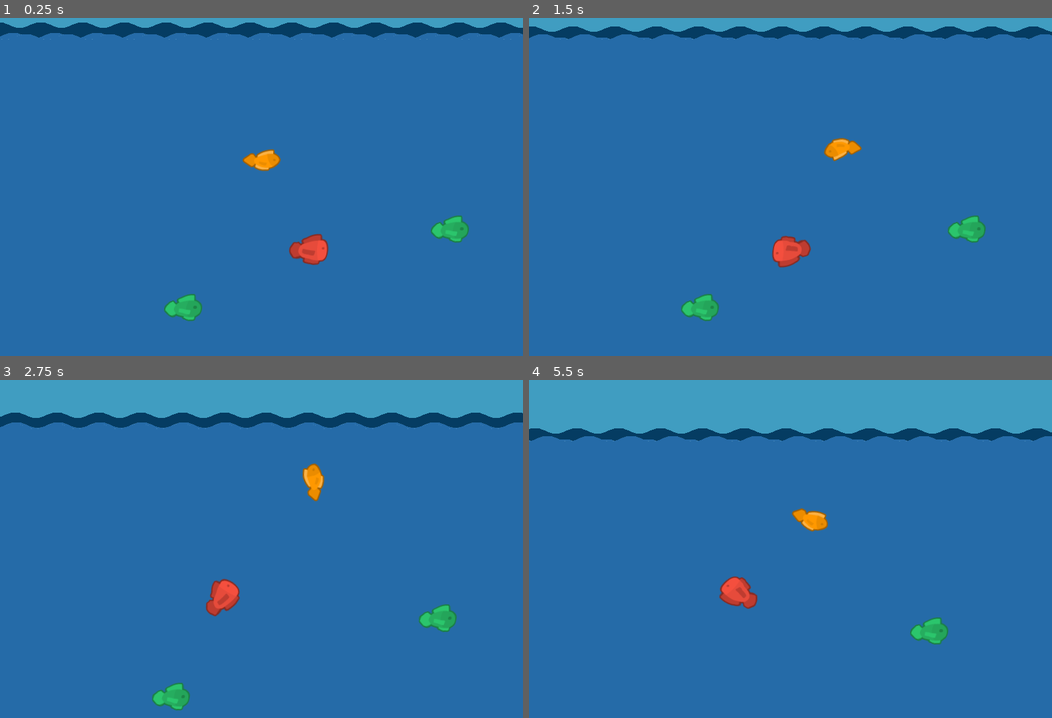
Above: before the commit, frames 1-4 (two rows, left to right).
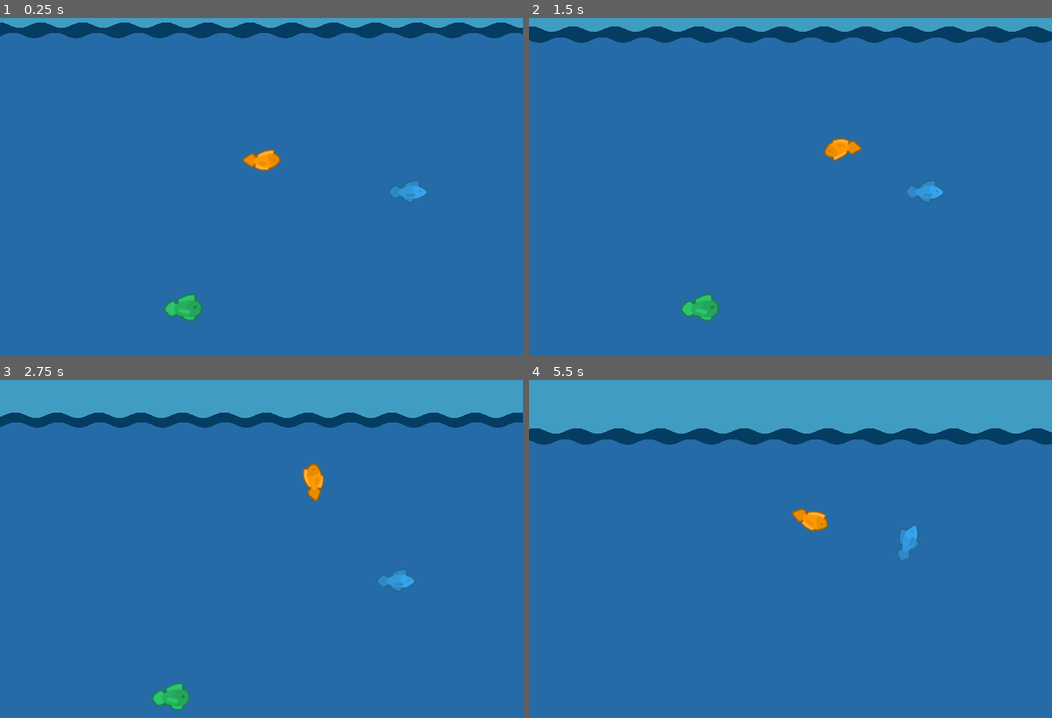
Above: after the commit, the same moments.

Repository: svntax/LD48-Deeper
Game: Godot game, scene res://Gameplay.tscn
Two runs of this game, one before a commit and one after it. Both use one fixed random seed, a clock stepped at 60 frames per second and the inputs below.
Inputs (mouse positions are in pixels of both pictures, inside the frame that each line leads up to):
- Up to frame 1 (0.25 s): no input
- Up to frame 2 (1.5 s): tap Enter at 0.5 s; move the mouse to (905, 139) at 0.52 s; press the mouse at (905, 139) at 0.53 s; move the mouse to (685, 180) at 1.27 s; release the mouse at (685, 180) at 1.28 s; click (685, 180) at 1.35 s
- Up to frame 3 (2.75 s): move the mouse to (313, 434) at 2.02 s; press the mouse at (313, 434) at 2.03 s
- Up to frame 4 (5.5 s): move the mouse to (764, 599) at 2.77 s; release the mouse at (764, 599) at 2.78 s; click (764, 599) at 2.85 s; move the mouse to (947, 579) at 3.52 s; press the mouse at (947, 579) at 3.53 s; move the mouse to (633, 464) at 4.27 s; release the mouse at (633, 464) at 4.28 s; click (633, 464) at 4.35 s; move the mouse to (816, 521) at 5.02 s; press the mouse at (816, 521) at 5.03 s

The runs differ from the first frame. In frame 1, 1.4% of the frame differs, in the area x 0-100%, y 4-74%; in frame 2, 2.3%; in frame 3, 1.2%; in frame 4, 2.3%.

Commit message:
Fixed collision layers.

Diff:
--- a/Fish/Fish.gd
+++ b/Fish/Fish.gd
@@ -15,6 +15,7 @@
 onready var dir = Vector2()
 
 func _ready():
+	randomize()
 	var choice = randi() % sprites_list.get_child_count()
 	var tex = sprites_list.get_child(choice).get_texture()
 	if choice < 2:
@@ -51,7 +52,7 @@
 			idle_timer.start(rand_range(1, 6))
 		States.MOVE:
 			animation_player.play("move")
-			move_timer.start(rand_range(1, 6))
+			move_timer.start(rand_range(0.2, 3))
 			var rand_pos = global_position + Vector2(rand_range(-32, 32), rand_range(-32, 32))
 			dir = global_position.direction_to(rand_pos)
 			rotation = dir.angle()
--- a/Fish/Fish.tscn
+++ b/Fish/Fish.tscn
@@ -104,6 +104,7 @@
 }
 
 [node name="Fish" type="KinematicBody2D"]
+collision_layer = 4
 script = ExtResource( 2 )
 
 [node name="Polygons" type="Node2D" parent="."]
@@ -153,7 +154,6 @@
 position = Vector2( 4, 0 )
 rotation = 1.57079
 shape = SubResource( 3 )
-disabled = true
 
 [node name="AnimationPlayer" type="AnimationPlayer" parent="."]
 anims/idle = SubResource( 1 )
@@ -161,6 +161,7 @@
 blend_times = [ "move", "idle", 0.4 ]
 
 [node name="Sprites" type="Node2D" parent="."]
+visible = false
 position = Vector2( -72, -24 )
 
 [node name="fishTile_075" type="Sprite" parent="Sprites"]
--- a/Gameplay.tscn
+++ b/Gameplay.tscn
@@ -221,6 +221,7 @@
 margin_bottom = 616.0
 color = Color( 0.254902, 0.619608, 0.760784, 1 )
 __meta__ = {
+"_edit_lock_": true,
 "_edit_use_anchors_": false
 }
 
@@ -231,6 +232,7 @@
 margin_bottom = 872.0
 color = Color( 0.14902, 0.423529, 0.662745, 1 )
 __meta__ = {
+"_edit_lock_": true,
 "_edit_use_anchors_": false
 }
 
@@ -240,18 +242,24 @@
 cell_quadrant_size = 32
 format = 1
 tile_data = PoolIntArray( 262140, 0, 0, 262141, 0, 0, 262142, 0, 0, 262143, 0, 0, 196608, 0, 0, 196609, 0, 0, 196610, 0 …(383 unchanged characters)…
+__meta__ = {
+"_edit_lock_": true
+}
 
 [node name="WaveTilemap" type="TileMap" parent="."]
 tile_set = SubResource( 2 )
 cell_quadrant_size = 32
 format = 1
 tile_data = PoolIntArray( 262140, 0, 0, 262141, 0, 0, 262142, 0, 0, 262143, 0, 0, 196608, 0, 0, 196609, 0, 0, 196610, 0 …(383 unchanged characters)…
+__meta__ = {
+"_edit_lock_": true
+}
 
 [node name="OceanTiles" type="TileMap" parent="."]
 tile_set = SubResource( 5 )
 cell_quadrant_size = 32
 format = 1
-tile_data = PoolIntArray( 131097, 1, 0, 262140, 0, 0, 262141, 0, 0, 262142, 0, 0, 262143, 0, 0, 196608, 0, 0, 196609, 0, 0, 196610, 0, 0, 196611, 0, 0, 196612, 0, 0, 196613, 0, 0, 196614, 0, 0, 196615, 0, 0, 196616, 0, 0, 196617, 0, 0, 196618, 0, 0, 196619, 0, 0, 196620, 0, 0, 196621, 0, 0, 196622, 0, 0, 196623, 0, 0, 196624, 0, 0, 196625, 0, 0, 196626, 0, 0, 196627, 0, 0, 196628, 0, 0, 196629, 0, 0, 196630, 0, 0, 196631, 0, 0, 196632, 0, 0, 196633, 1, 0, 196634, 0, 0, 196636, 0, 0, 196637, 0, 0, 327679, 1, 0, 262169, 1, 0, 393215, …(1702 unchanged characters)…
+tile_data = PoolIntArray( 131071, 3, 0, 65561, 4, 0, 196607, 1, 0, 131097, 1, 0, 262143, 1, 0, 196633, 2, 0, 327679, 1, 0, 262169, 1, 0, 393215, …(1702 unchanged characters)…
 
 [node name="Player" parent="." instance=ExtResource( 3 )]
 position = Vector2( 408, 384 )
@@ -277,7 +285,13 @@
 position = Vector2( 288, 608 )
 
 [node name="Fish2" parent="Fishes" instance=ExtResource( 5 )]
-position = Vector2( 696, 488 )
+position = Vector2( 1424, 635 )
 
 [node name="Fish3" parent="Fishes" instance=ExtResource( 5 )]
-position = Vector2( 480, 520 )
+position = Vector2( 1152, 352 )
+
+[node name="Fish4" parent="Fishes" instance=ExtResource( 5 )]
+position = Vector2( 952, 589 )
+
+[node name="Fish5" parent="Fishes" instance=ExtResource( 5 )]
+position = Vector2( 632, 432 )
--- a/Player/Player.tscn
+++ b/Player/Player.tscn
@@ -101,6 +101,7 @@
 radius = 13.0
 
 [node name="Player" type="KinematicBody2D"]
+collision_layer = 2
 script = ExtResource( 1 )
 
 [node name="AnimationPlayer" type="AnimationPlayer" parent="."]
--- a/project.godot
+++ b/project.godot
@@ -31,6 +31,12 @@
  ]
 }
 
+[layer_names]
+
+2d_physics/layer_1="SOLID"
+2d_physics/layer_2="PLAYER"
+2d_physics/layer_3="ENEMIES"
+
 [rendering]
 
 quality/2d/use_pixel_snap=true
